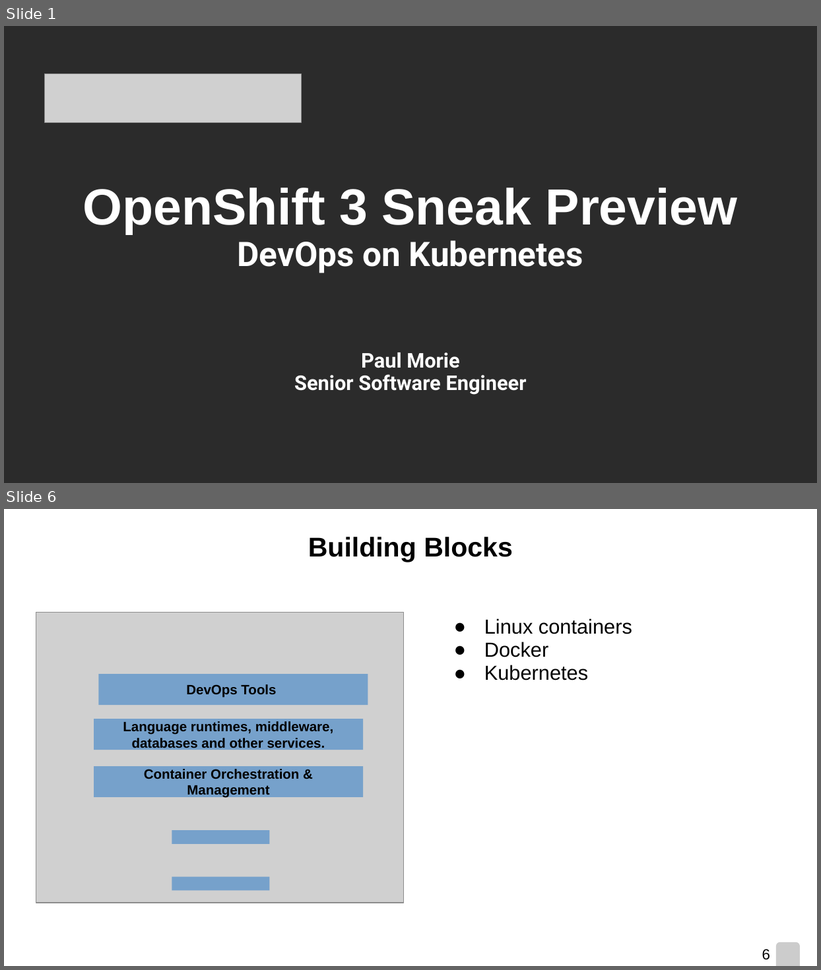
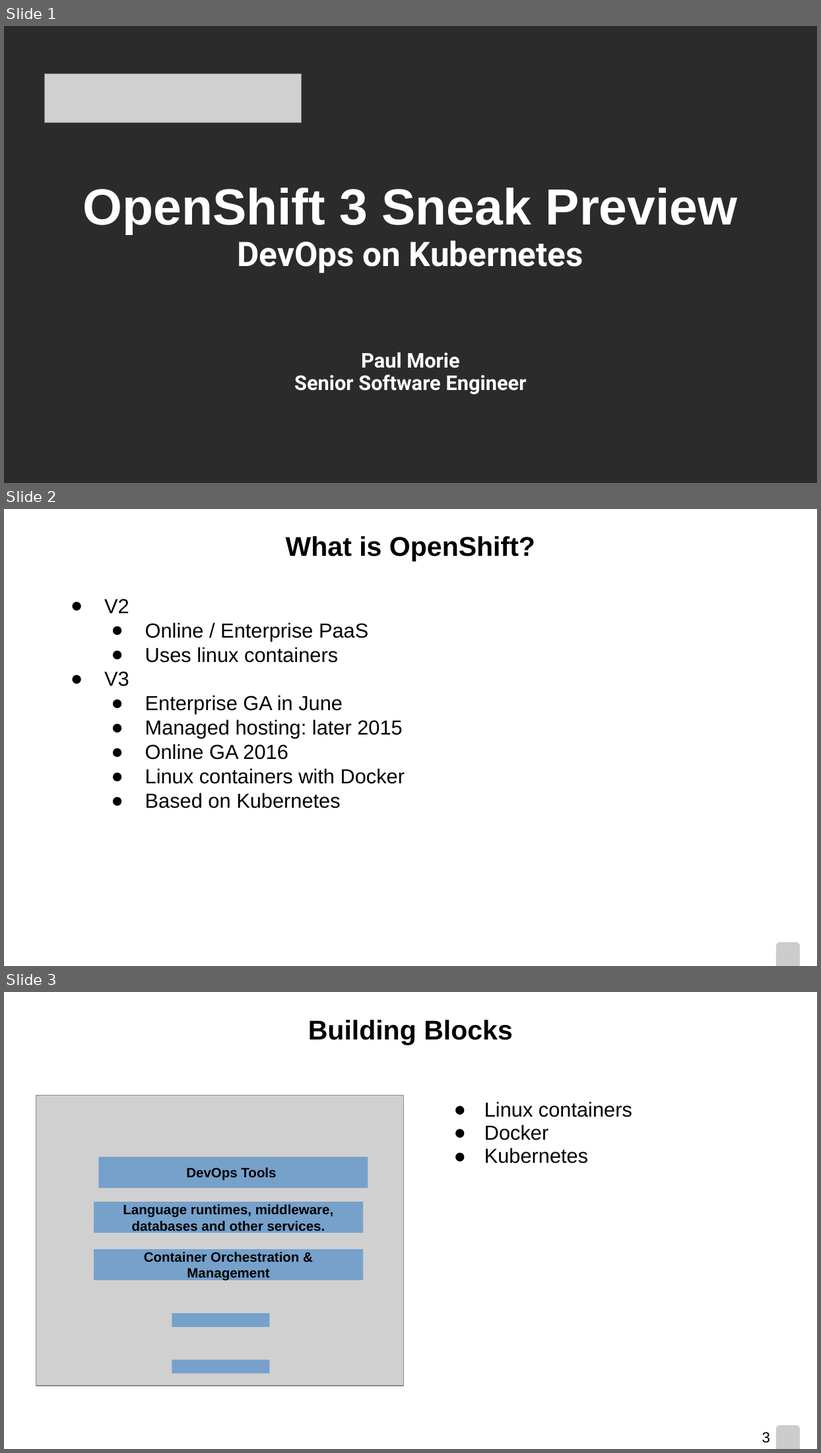
Before and after one commit to pmorie/presentations, a slide deck: CodeshowSE.odp. Shown one above the other, each under a label of ours: slides 1 and 6 before the commit, slides 1, 2 and 3 after it; the slides between them are not shown. The pictures are 821x970 and 821x1453 pixels, drawn with LibreOffice and Linux fonts; fonts in the diff are those of the drawing; grey boxes stand for pictures; background and template pictures are left out; a plain dark background stands for a picture behind light text. Boxes give left, top, right and bottom in pixels: in the first picture for what was removed or moved away, otherwise in the second. Text is boxed around its words. In the diff, an @@ line names an element or a change of style, - is before the commit and + after.

```diff
--- a/CodeshowSE.odp
+++ b/CodeshowSE.odp
@@ slide 2 added at [4,509,817,966], background picture (left out); not listed: 1 template element that a slide beside it also shows @@
@@ title added at [286,536,535,561], 24 pt, text #000000, bold @@
+What is OpenShift?
@@ text added at [104,599,405,809], 18 pt, text #000000 @@
+● V2
+  ● Online / Enterprise PaaS
+  ● Uses linux containers
+● V3
+  ● Enterprise GA in June
+  ● Managed hosting: later 2015
+  ● Online GA 2016
+  ● Linux containers with Docker
+  ● Based on Kubernetes
@@ what was slide 6 is now slide 3 @@
@@ page number at [762,1432,770,1443]: text changed @@
-6
+3
```
Also in this commit, not shown: 3 slides changed, 1 other slide added, 9 slides removed.
